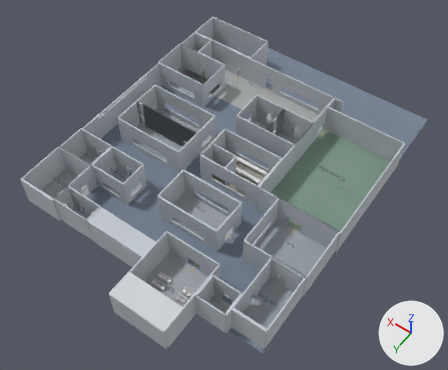
Renders of the glTF model assets/school_blockout.glb from each side of a commit.
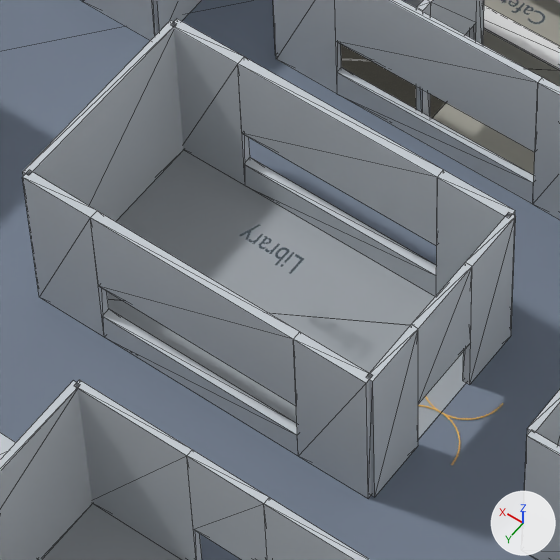
There are two pictures of each version: one whole from a camera (50 mm lens) standing at (-20.6, 45.4, 82.2) and looking at (16.6, -6.7, 0.3), one close up on the part from 34% to 56% of the width and 45% to 71% of the height. Arrows for +X, +Y and +Z are at lower right; the lights stay in place. The first two pictures are the older version. The close-ups show mesh edges as thin lines. Where no turn or scale is listed for an object, it has been applied to the vertices.

Names of what the first close-up shows: 'Auditorium - East Wall', 'Auditorium - South Wall', 'Cafe - North Wall', 'Cafe Floor', 'Door Header Wall Infill - Auditorium - 03', 'Door Header Wall Infill - Library - 10', 'Library - East Wall', 'Library - North Wall', 'Library - South Wall', 'Library - West Wall', 'Library Floor', 'School Site Floor - circulation' and 16 more.
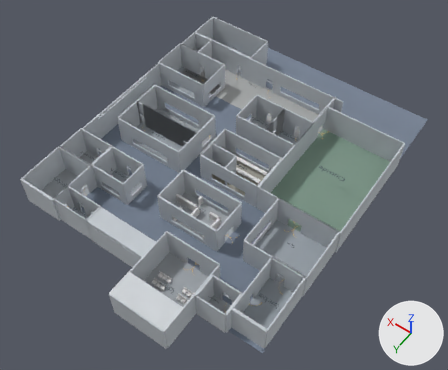
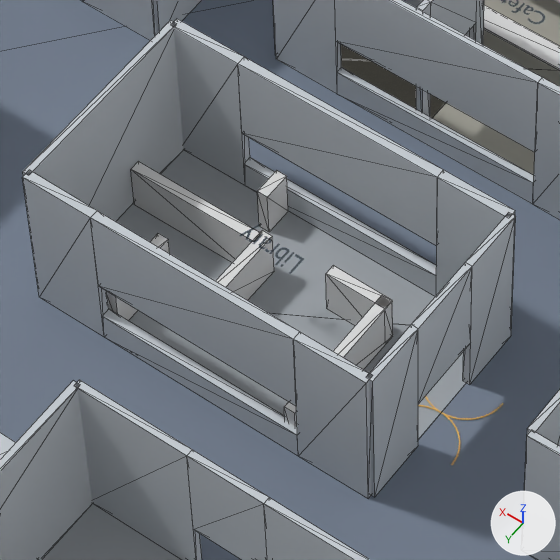
Pixel boxes [x1, y1, x2, y2] of what changed, in the close-ups (560 x 560 px):
'Library Maze Wall 04.001', added
    after: [131, 161, 260, 263]
'Library Maze Wall 01', added
    after: [284, 296, 393, 426]
'Library Maze Wall 02', added
    after: [326, 266, 392, 325]
'Library Maze Wall 03.002', added
    after: [216, 230, 274, 300]
'Library Maze Wall 03', added
    after: [257, 170, 288, 232]
'Library Maze Wall 03.001', added
    after: [107, 234, 169, 321]

Patch to the scene script:
```diff
--- a/assets/school_blockout.glb.py
+++ b/assets/school_blockout.glb.py
@@ ob_library_maze_wall_04_001 @@
+ob_library_maze_wall_04_001 = bpy.data.objects.new('Library Maze Wall 04.001', me_library_maze_wall_04_mesh_001)  # a box spanning x -2.14..2.14, y -0.18..0.18, z -0.82..0.82; in mat_library_maze_placeholder_tan_003 (white #e7e7e7)
+ob_library_maze_wall_04_001.location = (18.98, 0.26, 0.96)
@@ ob_library_maze_wall_03_002 @@
+ob_library_maze_wall_03_002 = bpy.data.objects.new('Library Maze Wall 03.002', me_library_maze_wall_03_mesh_002)  # a box spanning x -0.18..0.18, y -1.37..1.37, z -0.82..0.82; in mat_library_maze_placeholder_tan_002 (white #e7e7e7)
+ob_library_maze_wall_03_002.location = (16.72, 1.35, 0.96)
@@ ob_library_maze_wall_03_001 @@
+ob_library_maze_wall_03_001 = bpy.data.objects.new('Library Maze Wall 03.001', me_library_maze_wall_03_mesh_001)  # a box spanning x -0.18..0.18, y -1.15..1.15, z -0.82..0.82; in mat_library_maze_placeholder_tan_001 (white #e7e7e7)
+ob_library_maze_wall_03_001.location = (18.97, 2.88, 0.96)
@@ ob_library_maze_wall_03 @@
+ob_library_maze_wall_03 = bpy.data.objects.new('Library Maze Wall 03', me_library_maze_wall_03_mesh)  # a box spanning x -0.18..0.18, y -0.45..0.45, z -0.82..0.82; in mat_library_maze_placeholder_tan (white #e7e7e7)
+ob_library_maze_wall_03.location = (17.63, -1.45, 0.96)
@@ ob_library_maze_wall_02 @@
+ob_library_maze_wall_02 = bpy.data.objects.new('Library Maze Wall 02', me_library_maze_wall_02_mesh)  # a box spanning x -0.99..0.99, y -0.18..0.18, z -0.82..0.82; in mat_library_maze_placeholder_tan (white #e7e7e7)
+ob_library_maze_wall_02.location = (13.62, -0.02, 0.96)
@@ ob_library_maze_wall_01 @@
+ob_library_maze_wall_01 = bpy.data.objects.new('Library Maze Wall 01', me_library_maze_wall_01_mesh)  # a box spanning x -0.18..0.18, y -2.21..2.21, z -0.82..0.82; in mat_library_maze_placeholder_tan (white #e7e7e7)
+ob_library_maze_wall_01.location = (12.78, 2.05, 0.96)
```
